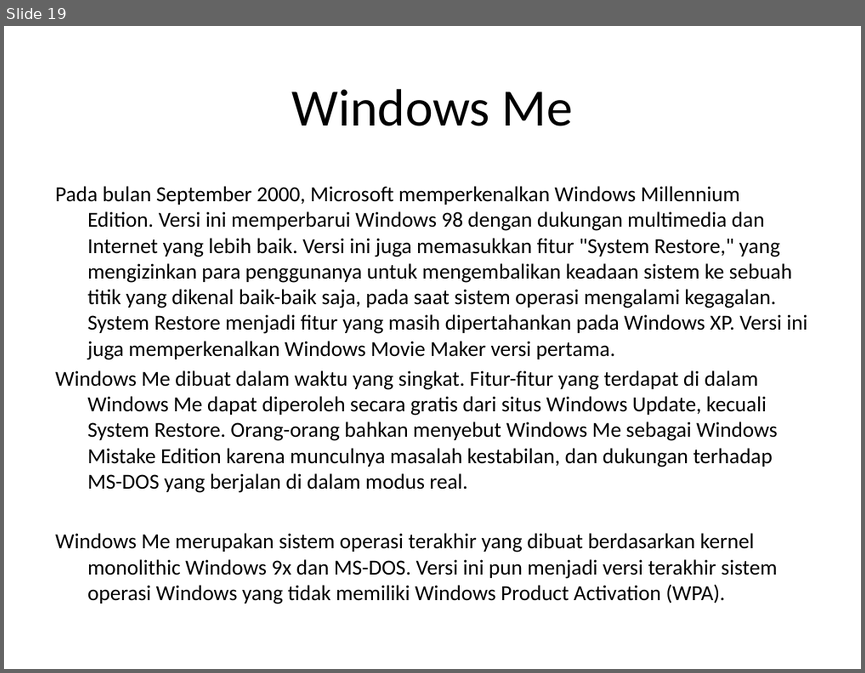
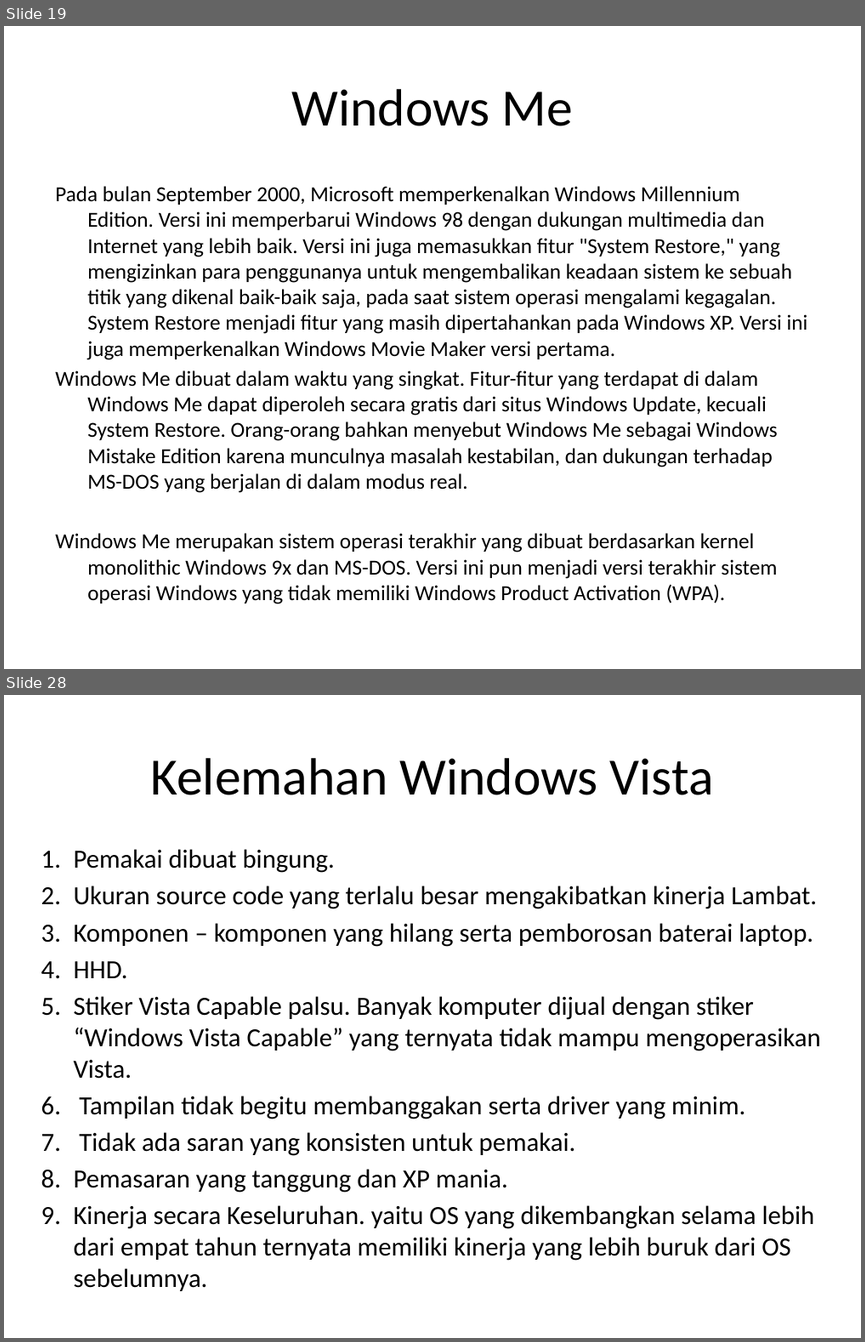
Before and after one commit to Sejarah-Windows/FJH, a slide deck: presentasi.pptx. Shown one above the other, each under a label of ours: slide 19 before the commit, slides 19 and 28 after it; the slides between them are not shown. The pictures are 865x673 and 865x1342 pixels, drawn with LibreOffice and Linux fonts; fonts in the diff are those of the drawing. Boxes give left, top, right and bottom in pixels: in the first picture for what was removed or moved away, otherwise in the second. Text is boxed around its words. In the diff, an @@ line names an element or a change of style, - is before the commit and + after.

```diff
--- a/presentasi.pptx
+++ b/presentasi.pptx
@@ slide 28 added at box(4, 695, 861, 1338), background #FFFFFF @@
@@ title added at box(150, 758, 714, 795), 44 pt, text #000000 @@
+Kelemahan Windows Vista
@@ text added at box(74, 849, 821, 1291), 22 pt, text #000000 @@
+1. Pemakai dibuat bingung.
+2. Ukuran source code yang terlalu besar mengakibatkan kinerja Lambat.
+3. Komponen – komponen yang hilang serta pemborosan baterai laptop.
+4. HHD.
+5. Stiker Vista Capable palsu. Banyak komputer dijual dengan stiker “Windows Vista Capable” yang ternyata tidak mampu mengoperasikan Vista.
+6. Tampilan tidak begitu membanggakan serta driver yang minim.
+7. Tidak ada saran yang konsisten untuk pemakai.
+8. Pemasaran yang tanggung dan XP mania.
+9. Kinerja secara Keseluruhan. yaitu OS yang dikembangkan selama lebih dari empat tahun ternyata memiliki kinerja yang lebih buruk dari OS sebelumnya.
```
Also in this commit, not shown: 1 slide changed, 17 other slides added, 1 other file.
